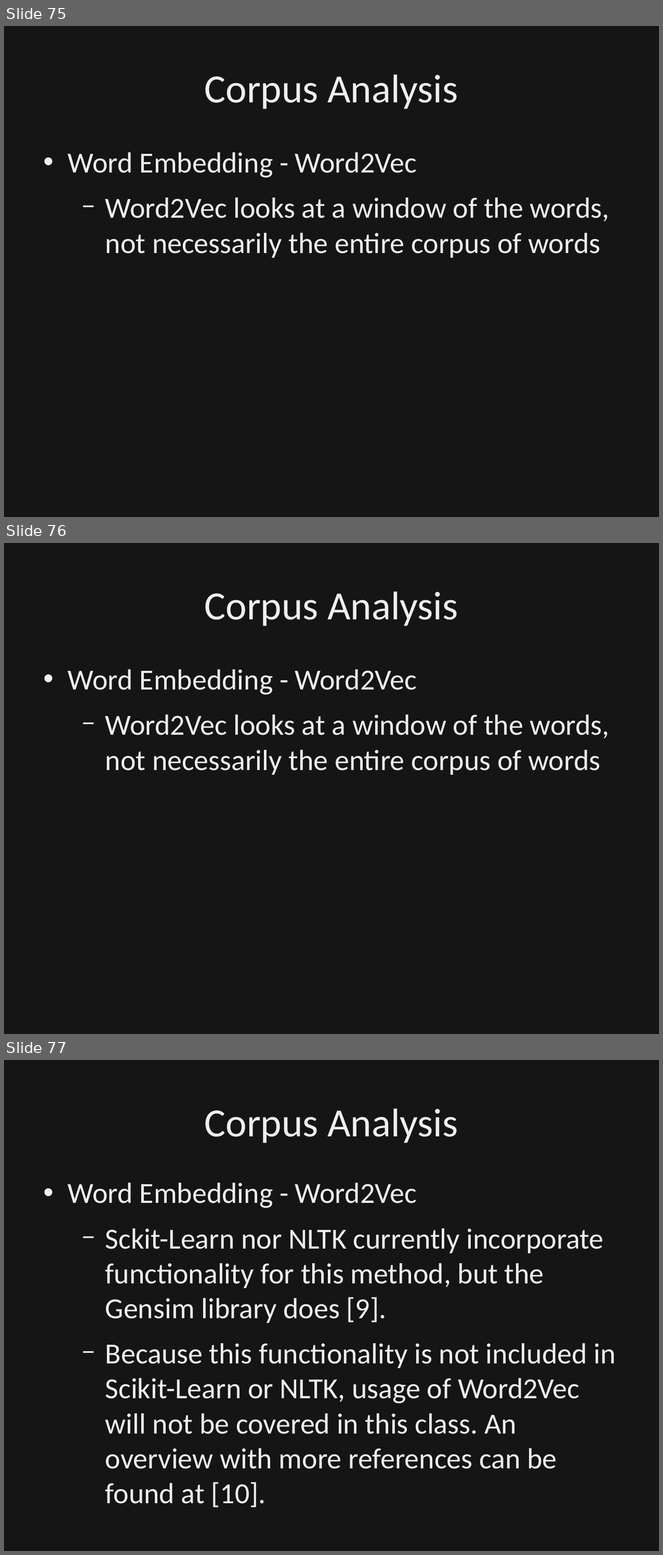
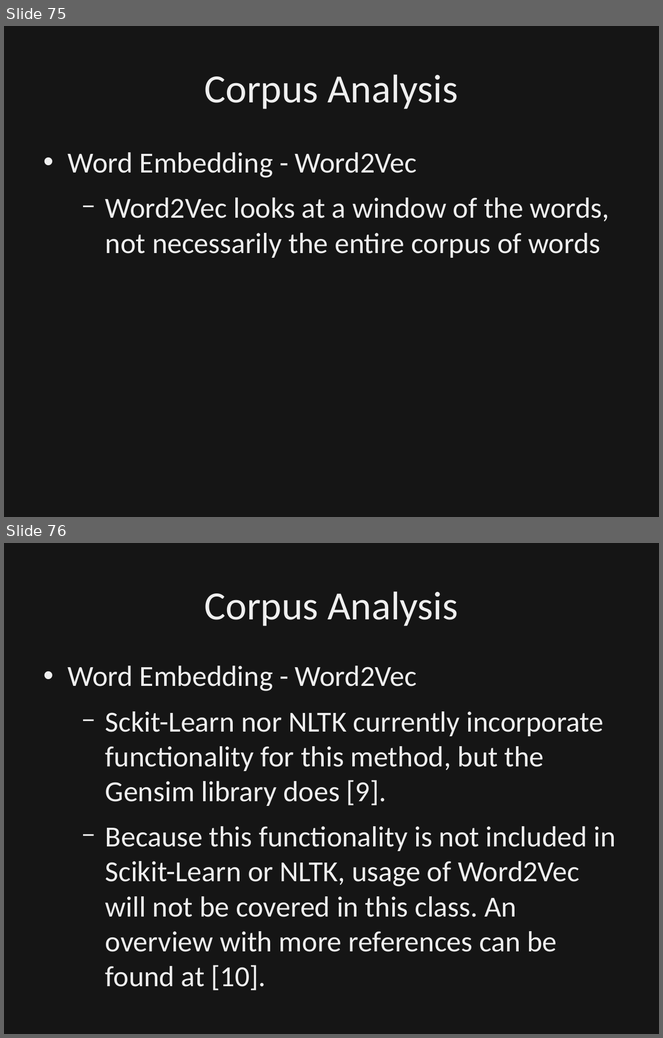
Before and after one commit to dbowmans46/PracticalProgramming, a slide deck: Session 7 - Python/Instructional Material/Session 7 - Python Brief Intro to NLP.odp. Shown one above the other, each under a label of ours: slides 75, 76 and 77 before the commit, slides 75 and 76 after it. The pictures are 663x1555 and 663x1038 pixels, drawn with LibreOffice and Linux fonts; fonts in the diff are those of the drawing; background and template pictures are left out; a plain dark background stands for a picture behind light text. Boxes give left, top, right and bottom in pixels: in the first picture for what was removed or moved away, otherwise in the second. Text is boxed around its words. In the diff, an @@ line names an element or a change of style, - is before the commit and + after.

```diff
--- a/Session 7 - Python/Instructional Material/Session 7 - Python Brief Intro to NLP.odp
+++ b/Session 7 - Python/Instructional Material/Session 7 - Python Brief Intro to NLP.odp
@@ slide 76 removed at (4, 543, 659, 1034), background picture (left out) @@
@@ rectangle removed at (4, 543, 659, 1034) @@
@@ title removed at (204, 591, 458, 626) @@
-Corpus Analysis
@@ text removed at (68, 669, 610, 775) @@
-• Word Embedding - Word2Vec
-  − Word2Vec looks at a window of the words, not necessarily the entire corpus of words
@@ what was slide 77 is now slide 76 @@
```
Also in this commit, not shown: 5 slides added, 1 other slide removed, 1 other file.
